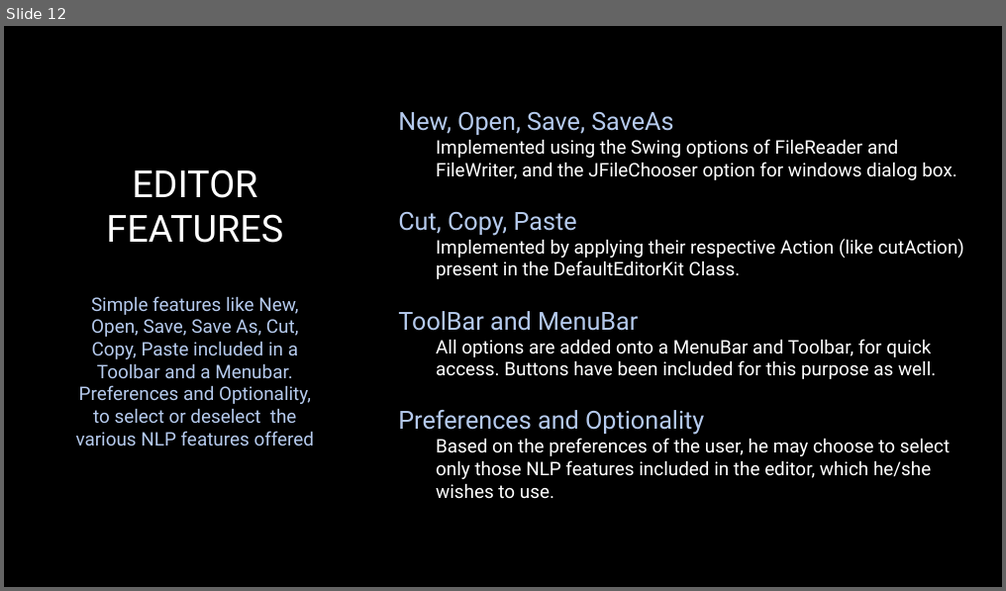
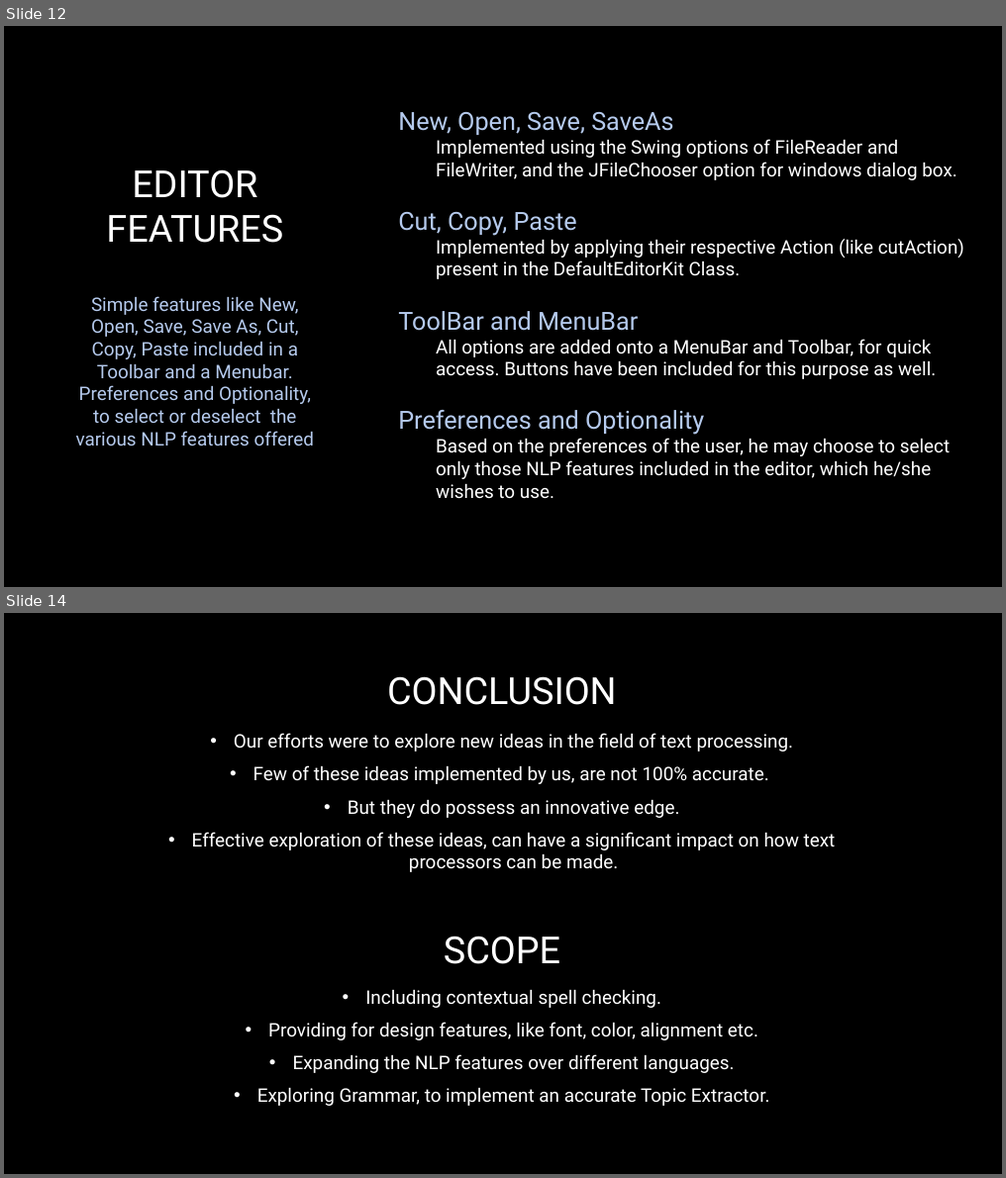
Before and after one commit to Tushar-Naik/NLP, a slide deck: Integrated Text Editor New.pptx. Shown one above the other, each under a label of ours: slide 12 before the commit, slides 12 and 14 after it; the slides between them are not shown. The pictures are 1006x591 and 1006x1178 pixels, drawn with LibreOffice and Linux fonts; fonts in the diff are those of the drawing; background and template pictures are left out. Boxes give left, top, right and bottom in pixels: in the first picture for what was removed or moved away, otherwise in the second. Text is boxed around its words. In the diff, an @@ line names an element or a change of style, - is before the commit and + after.

```diff
--- a/Integrated Text Editor New.pptx
+++ b/Integrated Text Editor New.pptx
@@ slide 14 added at box(4, 613, 1002, 1174), background picture (left out) @@
@@ title added at box(387, 676, 617, 705), 36 pt, text #FFFFFF @@
+CONCLUSION
@@ text added at box(192, 733, 836, 872), 18 pt, text #FFFFFF @@
+• Our efforts were to explore new ideas in the field of text processing.
+• Few of these ideas implemented by us, are not 100% accurate.
+• But they do possess an innovative edge.
+• Effective exploration of these ideas, can have a significant impact on how text processors can be made.
@@ text added at box(444, 936, 560, 964), 36 pt, text #FFFFFF @@
+SCOPE
@@ text added at box(257, 989, 770, 1106), 18 pt, text #FFFFFF @@
+• Including contextual spell checking.
+• Providing for design features, like font, color, alignment etc.
+• Expanding the NLP features over different languages.
+• Exploring Grammar, to implement an accurate Topic Extractor.
```
Also in this commit, not shown: 4 slides changed, 2 other slides added, 8 other files.
